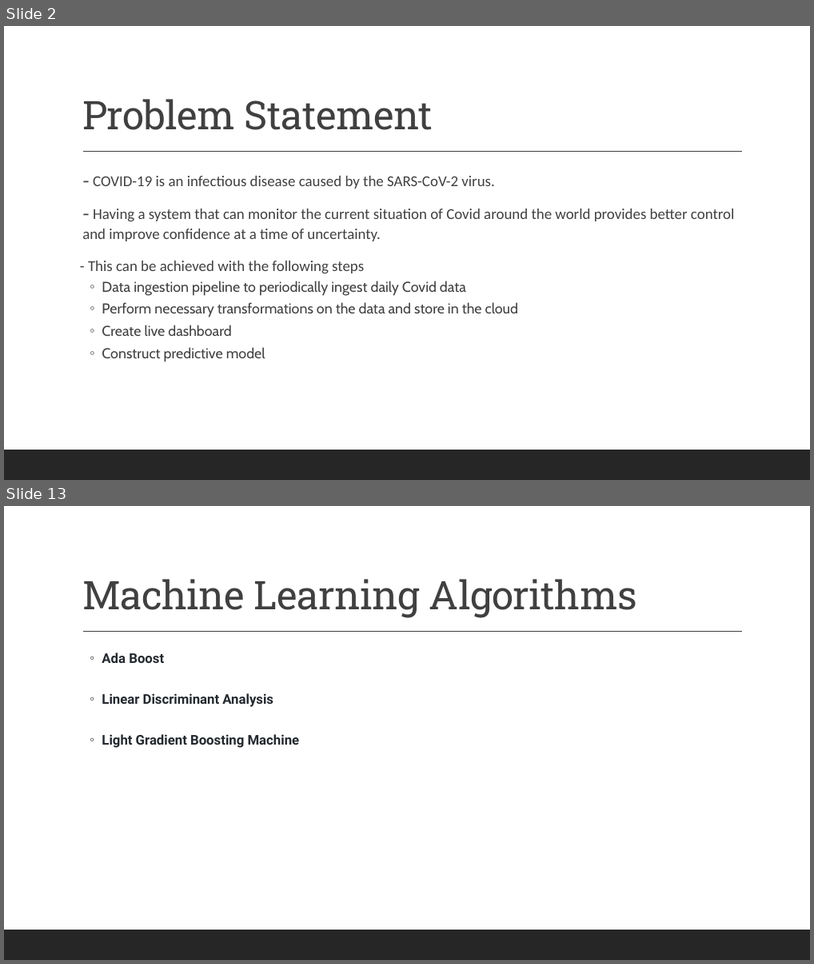
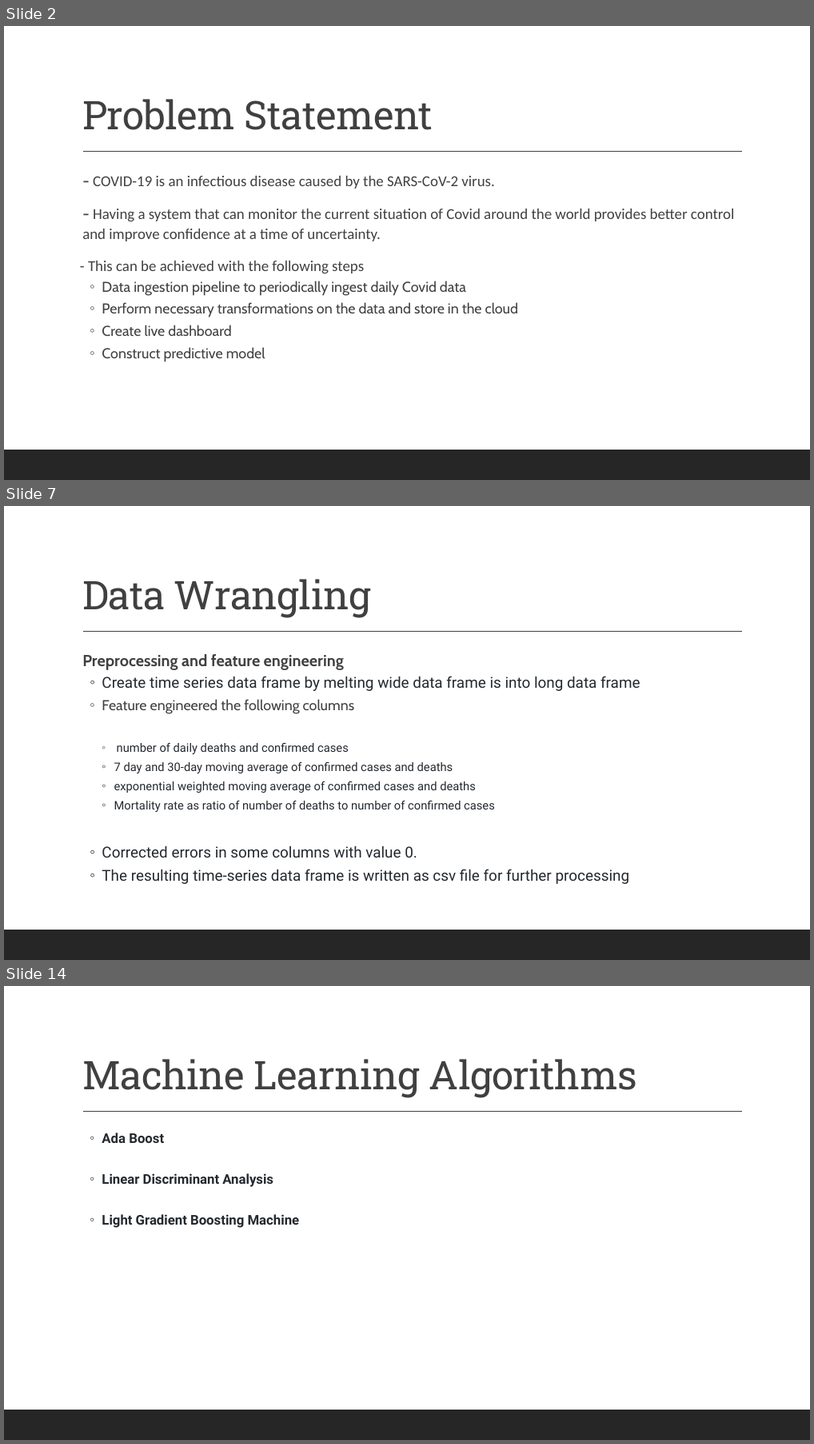
Before and after one commit to VargheseTresa/SpringBoard, a slide deck: cap3/Capstone_Final_Slides.pptx. Shown one above the other, each under a label of ours: slides 2 and 13 before the commit, slides 2, 7 and 14 after it; the slides between them are not shown. The pictures are 814x964 and 814x1444 pixels, drawn with LibreOffice and Linux fonts; fonts in the diff are those of the drawing. Boxes give left, top, right and bottom in pixels: in the first picture for what was removed or moved away, otherwise in the second. Text is boxed around its words. In the diff, an @@ line names an element or a change of style, - is before the commit and + after.

```diff
--- a/cap3/Capstone_Final_Slides.pptx
+++ b/cap3/Capstone_Final_Slides.pptx
@@ slide 7 added at bbox=[4, 506, 810, 960], background #FFFFFF; not listed: 2 template elements that a slide beside it also shows @@
@@ title added at bbox=[82, 579, 371, 618], 47 pt, text #404040 @@
+Data Wrangling
@@ text added at bbox=[82, 654, 640, 884], 14 pt, text #24292F @@
+  Preprocessing and feature engineering
+  ◦ Create time series data frame by melting wide data frame is into long data frame
+  ◦ Feature engineered the following columns
+    ◦ number of daily deaths and confirmed cases
+    ◦ 7 day and 30-day moving average of confirmed cases and deaths
+    ◦ exponential weighted moving average of confirmed cases and deaths
+    ◦ Mortality rate as ratio of number of deaths to number of confirmed cases
+  ◦ Corrected errors in some columns with value 0.
+  ◦ The resulting time-series data frame is written as csv file for further processing
@@ what was slide 13 is now slide 14 @@
```
Also in this commit, not shown: 2 slides changed, 8 other slides added, 10 slides removed, 1 other file.
